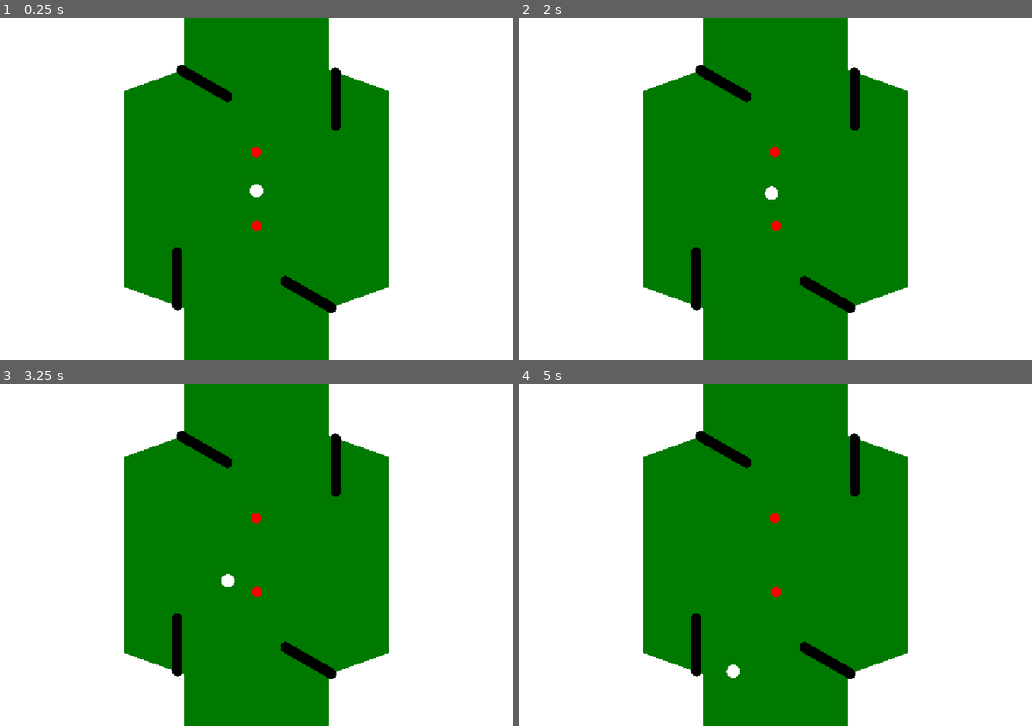
Above: before the commit, frames 1-4 (two rows, left to right).
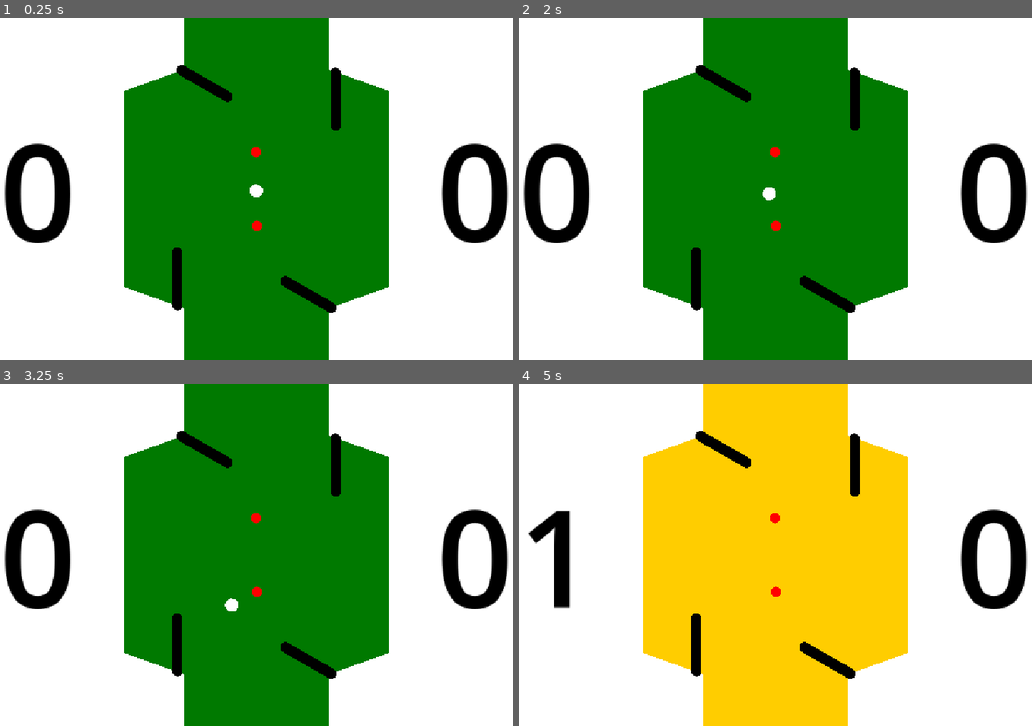
Above: after the commit, the same moments.

Repository: Rocket9876/flipper_one_game
Game: Godot game, scene res://scenes/world.tscn
The game is run twice, just before and just after one commit, with the same random seed, the same clock (stepped at 60 frames per second) and the same inputs.
Inputs (mouse positions are in pixels of both pictures, inside the frame that each line leads up to):
- Up to frame 1 (0.25 s): no input
- Up to frame 2 (2 s): move the mouse to (908, 171) at 0.52 s; click (908, 171) at 0.6 s; move the mouse to (652, 206) at 1.27 s; click (652, 206) at 1.35 s
- Up to frame 3 (3.25 s): tap Enter at 2 s; move the mouse to (318, 479) at 2.02 s; click (318, 479) at 2.1 s; move the mouse to (225, 623) at 2.77 s; click (225, 623) at 2.85 s
- Up to frame 4 (5 s): move the mouse to (960, 606) at 3.52 s; click (960, 606) at 3.6 s; move the mouse to (590, 503) at 4.27 s; click (590, 503) at 4.35 s

The runs differ from the first frame. In frame 1, 4.0% of the frame differs, in the area x 0-100%, y 36-66%; in frame 2, 4.1%; in frame 3, 4.2%; in frame 4, 45%, in the area x 1-100%, y 0-100%.
Error before the commit: Invalid access to property or key 'playable' on a base object of type 'Node2D (flipper_right.gd)'. (res://scripts/world.gd:42)
Error after the commit: Invalid access to property or key 'state' on a base object of type 'Node2D (flipper_right.gd)'. (res://scripts/bots/alex_bot.gd:42)

Commit message:
added new bot + scoring system

Diff:
--- a/project.godot
+++ b/project.godot
@@ -28,6 +28,10 @@
 
 enabled=PackedStringArray("res://addons/godot_super-wakatime/plugin.cfg")
 
+[global_group]
+
+ball=""
+
 [input]
 
 click={
--- a/scenes/ball.tscn
+++ b/scenes/ball.tscn
@@ -3,7 +3,6 @@
 [ext_resource type="Script" uid="uid://bv5af7glcj7jh" path="res://scripts/ball.gd" id="1_7s4qf"]
 
 [sub_resource type="PhysicsMaterial" id="PhysicsMaterial_6rmpw"]
-bounce = 2.0
 
 [sub_resource type="SphereMesh" id="SphereMesh_jll8d"]
 radius = 12.5
@@ -12,7 +11,7 @@
 [sub_resource type="CircleShape2D" id="CircleShape2D_6rmpw"]
 radius = 12.5
 
-[node name="ball" type="RigidBody2D" unique_id=1585399328]
+[node name="ball" type="RigidBody2D" unique_id=1585399328 groups=["ball"]]
 physics_material_override = SubResource("PhysicsMaterial_6rmpw")
 continuous_cd = 1
 script = ExtResource("1_7s4qf")
--- a/scenes/flipper.tscn
+++ b/scenes/flipper.tscn
@@ -1,7 +1,7 @@
 [gd_scene format=3 uid="uid://xua7icv2ifk0"]
 
 [sub_resource type="PhysicsMaterial" id="PhysicsMaterial_rwgxs"]
-bounce = 5.0
+bounce = 0.5
 
 [sub_resource type="CapsuleMesh" id="CapsuleMesh_6rmpw"]
 radius = 10.0
--- a/scenes/kicker.tscn
+++ b/scenes/kicker.tscn
@@ -4,7 +4,7 @@
 [ext_resource type="PackedScene" uid="uid://ckainpfprc6l3" path="res://scenes/flipper_right.tscn" id="3_6vt44"]
 
 [sub_resource type="PhysicsMaterial" id="PhysicsMaterial_72hfc"]
-bounce = 10.0
+bounce = 5.0
 
 [node name="kicker" type="Node2D" unique_id=1822735132]
 
@@ -12,13 +12,11 @@
 z_index = 1
 position = Vector2(-150, -230)
 rotation = -3.6651914
-playable = null
 
 [node name="flipper_top_right" parent="." unique_id=265827322 instance=ExtResource("3_6vt44")]
 z_index = 1
 position = Vector2(150, -230)
 rotation = 3.6651914
-playable = null
 left = true
 
 [node name="flipper_bottem_right" parent="." unique_id=631965812 instance=ExtResource("3_6vt44")]
@@ -55,7 +53,7 @@
 polygon = PackedVector2Array(137, 226, 251, 186, 288.00003, 348.99997, 137, 346)
 
 [node name="Camera2D" type="Camera2D" parent="." unique_id=561231131]
-visible = false
+z_index = 10
 enabled = false
 
 [node name="Polygon2D" type="Polygon2D" parent="." unique_id=209903514]
--- /dev/null
+++ b/scenes/start___page.tscn
@@ -0,0 +1,46 @@
+[gd_scene format=3 uid="uid://bmsljjumdt4wq"]
+
+[node name="start - page" type="Control" unique_id=248547081]
+layout_mode = 3
+anchors_preset = 15
+anchor_right = 1.0
+anchor_bottom = 1.0
+grow_horizontal = 2
+grow_vertical = 2
+
+[node name="RichTextLabel" type="RichTextLabel" parent="." unique_id=1787584814]
+layout_mode = 1
+anchors_preset = 5
+anchor_left = 0.5
+anchor_right = 0.5
+offset_left = -623.25
+offset_right = 623.25
+offset_bottom = 135.0
+grow_horizontal = 2
+theme_override_font_sizes/normal_font_size = 96
+text = "FLIPPER - THE GAME"
+horizontal_alignment = 1
+
+[node name="Buttons" type="Control" parent="." unique_id=2106007091]
+layout_mode = 1
+anchors_preset = 15
+anchor_right = 1.0
+anchor_bottom = 1.0
+grow_horizontal = 2
+grow_vertical = 2
+
+[node name="Pathway" type="Button" parent="Buttons" unique_id=1756949003]
+layout_mode = 1
+anchors_preset = 8
+anchor_left = 0.5
+anchor_top = 0.5
+anchor_right = 0.5
+anchor_bottom = 0.5
+offset_left = -4.0
+offset_top = -4.0
+offset_right = 4.0
+offset_bottom = 4.0
+grow_horizontal = 2
+grow_vertical = 2
+theme_override_font_sizes/font_size = 32
+text = "PATHWAY"
--- a/scenes/world.tscn
+++ b/scenes/world.tscn
@@ -4,9 +4,105 @@
 [ext_resource type="PackedScene" uid="uid://b8c8gasaiqlig" path="res://scenes/ball.tscn" id="1_nnsk1"]
 [ext_resource type="PackedScene" uid="uid://n064ftgq85qg" path="res://scenes/kicker.tscn" id="2_rwgxs"]
 [ext_resource type="PackedScene" uid="uid://jtkal6lmg60c" path="res://scenes/bot.tscn" id="4_k0juu"]
+[ext_resource type="Texture2D" uid="uid://htswteyxxpev" path="res://art/flash.png" id="5_71j4m"]
+
+[sub_resource type="RectangleShape2D" id="RectangleShape2D_6rmpw"]
+size = Vector2(274, 29)
+
+[sub_resource type="Animation" id="Animation_qfnet"]
+length = 0.001
+tracks/0/type = "value"
+tracks/0/imported = false
+tracks/0/enabled = true
+tracks/0/path = NodePath("flash:position")
+tracks/0/interp = 1
+tracks/0/loop_wrap = true
+tracks/0/keys = {
+"times": PackedFloat32Array(0),
+"transitions": PackedFloat32Array(1),
+"update": 0,
+"values": [Vector2(0, 730)]
+}
+tracks/1/type = "value"
+tracks/1/imported = false
+tracks/1/enabled = true
+tracks/1/path = NodePath("flash:rotation")
+tracks/1/interp = 1
+tracks/1/loop_wrap = true
+tracks/1/keys = {
+"times": PackedFloat32Array(0),
+"transitions": PackedFloat32Array(1),
+"update": 0,
+"values": [0.0]
+}
+
+[sub_resource type="Animation" id="Animation_i7141"]
+resource_name = "flash bottem"
+length = 0.5
+capture_included = true
+tracks/0/type = "value"
+tracks/0/imported = false
+tracks/0/enabled = true
+tracks/0/path = NodePath("flash:position")
+tracks/0/interp = 1
+tracks/0/loop_wrap = true
+tracks/0/keys = {
+"times": PackedFloat32Array(0, 0.5),
+"transitions": PackedFloat32Array(2.5, 100),
+"update": 2,
+"values": [Vector2(0, 730), Vector2(0, 0)]
+}
+tracks/1/type = "value"
+tracks/1/imported = false
+tracks/1/enabled = true
+tracks/1/path = NodePath("flash:rotation")
+tracks/1/interp = 1
+tracks/1/loop_wrap = true
+tracks/1/keys = {
+"times": PackedFloat32Array(0),
+"transitions": PackedFloat32Array(1),
+"update": 0,
+"values": [0.0]
+}
+
+[sub_resource type="Animation" id="Animation_4mrxx"]
+resource_name = "flash top"
+length = 0.5
+tracks/0/type = "value"
+tracks/0/imported = false
+tracks/0/enabled = true
+tracks/0/path = NodePath("flash:rotation")
+tracks/0/interp = 1
+tracks/0/loop_wrap = true
+tracks/0/keys = {
+"times": PackedFloat32Array(0, 180),
+"transitions": PackedFloat32Array(1, 1),
+"update": 0,
+"values": [3.1415927, 0.0]
+}
+tracks/1/type = "value"
+tracks/1/imported = false
+tracks/1/enabled = true
+tracks/1/path = NodePath("flash:position")
+tracks/1/interp = 1
+tracks/1/loop_wrap = true
+tracks/1/keys = {
+"times": PackedFloat32Array(0, 0.5),
+"transitions": PackedFloat32Array(2.5, 1),
+"update": 0,
+"values": [Vector2(0, -730), Vector2(0, 0)]
+}
+
+[sub_resource type="AnimationLibrary" id="AnimationLibrary_7r4gi"]
+_data = {
+&"RESET": SubResource("Animation_qfnet"),
+&"flash bottem": SubResource("Animation_i7141"),
+&"flash top": SubResource("Animation_4mrxx")
+}
 
 [node name="world" type="Node2D" unique_id=1513532067]
 script = ExtResource("1_4wyf3")
+ball_spawn_range = 2.0
 
 [node name="Camera2D" type="Camera2D" parent="." unique_id=673456223]
 
@@ -17,3 +113,63 @@
 
 [node name="bot" parent="." unique_id=218765222 instance=ExtResource("4_k0juu")]
 position = Vector2(0, -324)
+
+[node name="bottem zone" type="Area2D" parent="." unique_id=883159120]
+
+[node name="CollisionShape2D" type="CollisionShape2D" parent="bottem zone" unique_id=1528649446]
+position = Vector2(0, 309.5)
+shape = SubResource("RectangleShape2D_6rmpw")
+
+[node name="top zone" type="Area2D" parent="." unique_id=1777476543]
+
+[node name="CollisionShape2D" type="CollisionShape2D" parent="top zone" unique_id=1232585457]
+position = Vector2(0, -309.5)
+shape = SubResource("RectangleShape2D_6rmpw")
+
+[node name="AnimationPlayer" type="AnimationPlayer" parent="." unique_id=996158717]
+libraries/ = SubResource("AnimationLibrary_7r4gi")
+
+[node name="flash" type="Sprite2D" parent="." unique_id=1105433866]
+modulate = Color(1, 0.8039216, 0, 1)
+z_index = -3
+position = Vector2(0, 730)
+texture = ExtResource("5_71j4m")
+
+[node name="win cooldown" type="Timer" parent="." unique_id=606996943]
+one_shot = true
+
+[node name="lose countdown" type="Timer" parent="." unique_id=1873490069]
+
+[node name="top_score" type="RichTextLabel" parent="." unique_id=713592620]
+anchors_preset = 10
+anchor_right = 1.0
+offset_left = 251.0
+offset_top = -324.0
+offset_right = 576.0
+offset_bottom = 324.0
+grow_horizontal = 2
+theme_override_colors/default_color = Color(0, 0, 0, 1)
+theme_override_font_sizes/normal_font_size = 256
+text = "0"
+scroll_active = false
+horizontal_alignment = 1
+vertical_alignment = 1
+
+[node name="bottem_score" type="RichTextLabel" parent="." unique_id=662220328]
+anchors_preset = 10
+anchor_right = 1.0
+offset_left = -576.0
+offset_top = -324.0
+offset_right = -251.0
+offset_bottom = 324.0
+grow_horizontal = 2
+theme_override_colors/default_color = Color(0, 0, 0, 1)
+theme_override_font_sizes/normal_font_size = 256
+text = "0"
+scroll_active = false
+horizontal_alignment = 1
+vertical_alignment = 1
+
+[connection signal="body_entered" from="bottem zone" to="." method="_on_bottem_zone_body_entered"]
+[connection signal="body_entered" from="top zone" to="." method="_on_top_zone_body_entered"]
+[connection signal="timeout" from="win cooldown" to="." method="_on_win_cooldown_timeout"]
--- /dev/null
+++ b/scripts/bots/alex_bot.gd
@@ -0,0 +1,43 @@
+extends Node
+
+var y_distance = -130
+
+@onready var flipper = global.flipper_top_right
+
+var turn = 0
+
+var left = 0
+
+var right = 0
+
+
+
+
+func _physics_process(delta: float) -> void:
+	print(detect_flipper())
+	if detect_flipper() == "left":
+		flipper = global.flipper_top_left
+	elif detect_flipper() == "right":
+		flipper = global.flipper_top_right
+	if detect_flipper():
+			flipper.flip()
+
+
+
+	if not detect_flipper():
+		down(global.flipper_top_left)
+		down(global.flipper_top_right)
+
+
+func detect_flipper():
+	if global.ball_position.y < global.bot["position"].y - y_distance:
+		if global.ball_position.x < 0:
+			return "left"
+		elif global.ball_position.x > 0:
+			return "right"
+		else:
+			return null
+
+func down(flipper):
+	if flipper.state == 1:
+		flipper.flip_down()
--- /dev/null
+++ b/scripts/bots/andy_bot.gd
@@ -0,0 +1,19 @@
+extends Node
+
+var near = false
+
+var distance = 300
+
+func _physics_process(delta: float) -> void:
+	action_logic()
+
+func action_logic():
+	if global.bot["position"].distance_to(global.ball_position) < distance and not near:
+		global.flipper_top_left.flip()
+		global.flipper_top_right.flip()
+		near = true
+	elif global.bot["position"].distance_to(global.ball_position) > distance:
+		if near:
+			global.flipper_top_left.flip_down()
+			global.flipper_top_right.flip_down()
+			near = false
--- a/scripts/flipper.gd
+++ b/scripts/flipper.gd
@@ -3,6 +3,7 @@
 
 @export var playable:bool
 
+var state = 0
 
 @export var left = false
 
@@ -23,14 +24,18 @@
 
 
 func flip():
-		if left:
-			$AnimationPlayer.play("flip left")
-		else:
-			$AnimationPlayer.play("flip")
+	print(1)
+	state = 1
+	if left:
+		$AnimationPlayer.play("flip left")
+	else:
+		$AnimationPlayer.play("flip")
 
 
 func flip_down():
-		if left:
-			$AnimationPlayer.play("flip down left")
-		else:
-			$AnimationPlayer.play("flip down")
+	print(2)
+	state = 0
+	if left:
+		$AnimationPlayer.play("flip down left")
+	else:
+		$AnimationPlayer.play("flip down")
--- a/scripts/global.gd
+++ b/scripts/global.gd
@@ -4,17 +4,30 @@
 
 var ball_position
 
+var score = {"bottem":0,"top":0}
+
 var bot = {"position":Vector2()}
 
 @onready var world = get_node("/root/world")
 
-@onready var andy = preload("res://scripts/andy_bot.gd").new()
+@onready var andy = preload("res://scripts/bots/andy_bot.gd").new()
 
 @onready var ball = get_node("/root/world/ball")
 
+@onready var alex = preload("res://scripts/bots/alex_bot.gd").new()
+
+var current_bot
+
 @onready var flipper_top_left = get_node("/root/world/kicker/flipper_top_left")
 @onready var flipper_top_right = get_node("/root/world/kicker/flipper_top_right")
+
+func _ready() -> void:
+	current_bot = alex
+
 func _physics_process(delta: float) -> void:
-	ball._physics_process(delta)
-	world._physics_process(delta)
-	andy._physics_process(delta)
+	if get_tree().current_scene == world:
+		ball._physics_process(delta)
+		world._physics_process(delta)
+		current_bot._physics_process(delta)
+		world.top_score.text = str(score["top"])
+		world.bottem_score.text = str(score["bottem"])
--- a/scripts/world.gd
+++ b/scripts/world.gd
@@ -6,13 +6,15 @@
 
 var focused_quadrant
 
-func _ready() -> void:
-	pass
+
 
 func flip(path):
 	path.flip()
 
+@export var ball_spawn_range:float
 
+@onready var top_score = $top_score
+@onready var bottem_score = $bottem_score
 
 func _physics_process(delta: float) -> void:
 	#flip($"kicker/flipper_bottem_left")
@@ -23,6 +25,8 @@
 	global.bot["position"] = $bot.position
 	detect_flip_action()
 
+func _ready():
+	small_restart()
 
 func get_number_dir(number):
 	if number > 0:
@@ -53,3 +57,32 @@
 		$kicker/flipper_top_left.flip()
 	else:
 		$kicker/flipper_top_right.flip()
+
+
+
+
+func _on_bottem_zone_body_entered(body) -> void:
+	if body.is_in_group("ball"):
+		win("bottem")
+
+func _on_top_zone_body_entered(body) -> void:
+	if body.is_in_group("ball"):
+		win("top")
+
+func win(player, points = 1):
+	global.score[player] += points
+	$AnimationPlayer.play("flash " + player)
+	$flash.visible = true
+	global.ball.visible = false
+	global.ball.sleeping = true
+	$"win cooldown".start()
+
+func small_restart():
+	$flash.visible = false
+	global.ball.position = Vector2(randf_range(-ball_spawn_range,ball_spawn_range),randf_range(-ball_spawn_range,ball_spawn_range))
+	global.ball.visible = true
+	global.ball.sleeping = false
+	global.ball.move_and_collide(Vector2.ZERO)
+
+func _on_win_cooldown_timeout() -> void:
+	small_restart()
Binary file added: art/flash.png
Not shown, added: art/flash.png.import
Not shown, added: scripts/bots/alex_bot.gd.uid
Not shown, added: scripts/bots/andy_bot.gd.uid
